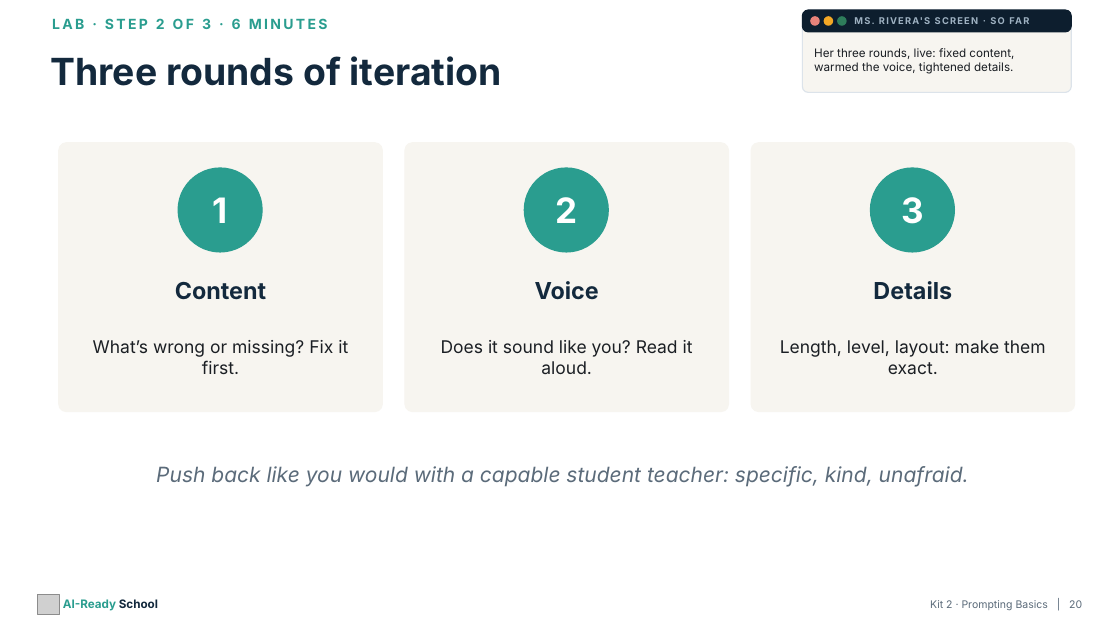
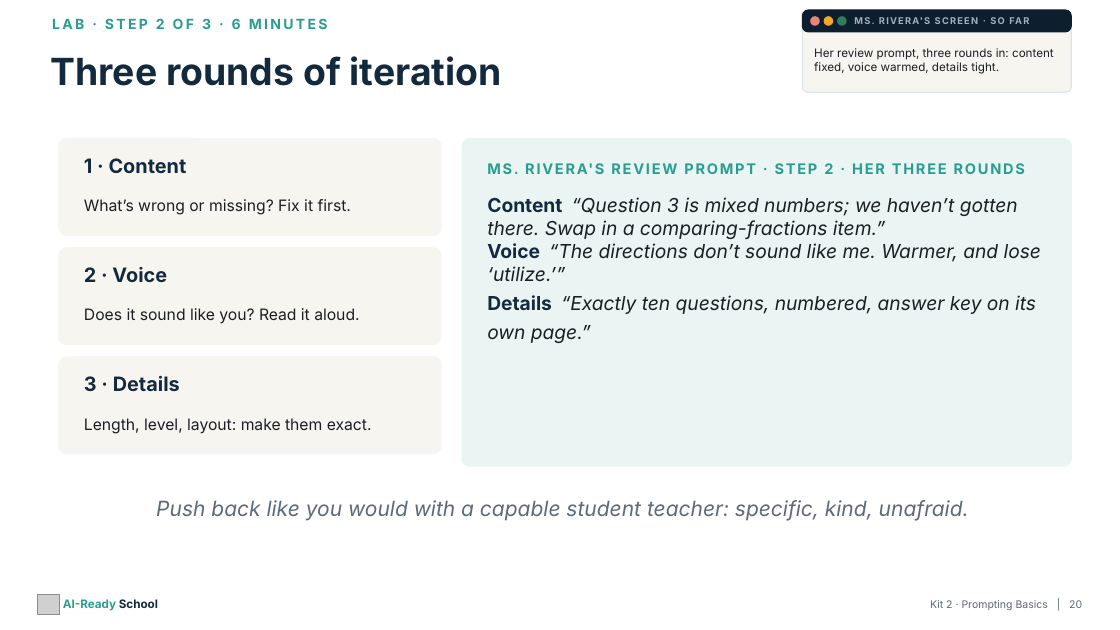
Before and after one commit to aspinozzi1/Ai-School-Ready, a slide deck: slide 20 of kits/kit02/Kit02_PresentationDeck.pptx. Drawn at 1120x630 pixels with LibreOffice and Linux fonts; fonts in the diff are those of the drawing; grey boxes stand for pictures. Boxes give left, top, right and bottom in pixels: in the first picture for what was removed or moved away, otherwise in the second. Text is boxed around its words. In the diff, an @@ line names an element or a change of style, - is before the commit and + after.

```diff
--- a/kits/kit02/Kit02_PresentationDeck.pptx
+++ b/kits/kit02/Kit02_PresentationDeck.pptx
@@ text at (x1=814, y1=48, x2=1054, y2=74): text changed @@
-Her three rounds, live: fixed content, warmed the voice, tightened details.
+Her review prompt, three rounds in: content fixed, voice warmed, details tight.
@@ rounded rectangle resized from (x1=59, y1=143, x2=382, y2=412) to (x1=59, y1=139, x2=441, y2=235) @@
@@ rounded rectangle at (x1=59, y1=139, x2=441, y2=235): proportions changed @@
@@ rounded rectangle removed at (x1=405, y1=143, x2=728, y2=412) @@
@@ rounded rectangle added at (x1=462, y1=139, x2=1071, y2=466), fill #EAF5F3, outline #EAF5F3 1 pt @@
@@ rounded rectangle removed at (x1=751, y1=143, x2=1075, y2=412) @@
@@ text at (x1=84, y1=158, x2=187, y2=173): text changed; size 30 to 17 pt; text colour #FFFFFF to #13293D @@
-1
+1 · Content
@@ ellipse removed at (x1=178, y1=168, x2=262, y2=252) @@
@@ text added at (x1=503, y1=163, x2=833, y2=174), 12.5 pt, text #2A9D8F, bold @@
+MS. RIVERA'S REVIEW PROMPT · STEP 2 · HER THREE ROUNDS
@@ ellipse removed at (x1=524, y1=168, x2=608, y2=252) @@
@@ ellipse removed at (x1=870, y1=168, x2=954, y2=252) @@
@@ text "What’s wrong or missing? Fix ..." moved from (x1=93, y1=340, x2=348, y2=374) to (x1=84, y1=199, x2=351, y2=215) @@
@@ text added at (x1=487, y1=197, x2=1041, y2=343), 16.5 pt, text #1B1F24, italic @@
+Content “Question 3 is mixed numbers; we haven’t gotten there. Swap in a comparing-fractions item.”
+Voice “The directions don’t sound like me. Warmer, and lose ‘utilize.’”
+Details “Exactly ten questions, numbered, answer key on its own page.”
@@ rounded rectangle added at (x1=59, y1=248, x2=441, y2=344), fill #F7F5F0, outline #F7F5F0 1 pt @@
@@ text at (x1=84, y1=267, x2=167, y2=283): text changed; size 30 to 17 pt; text colour #FFFFFF to #13293D @@
-2
+2 · Voice
@@ text "Does it sound like you? ..." moved from (x1=441, y1=340, x2=693, y2=374) to (x1=84, y1=308, x2=359, y2=324) @@
@@ text removed at (x1=175, y1=282, x2=267, y2=300) @@
-Content
@@ text removed at (x1=535, y1=281, x2=599, y2=300) @@
-Voice
@@ text removed at (x1=873, y1=281, x2=952, y2=300) @@
-Details
@@ rounded rectangle added at (x1=59, y1=357, x2=441, y2=454), fill #F7F5F0, outline #F7F5F0 1 pt @@
@@ text at (x1=84, y1=376, x2=180, y2=391): text changed; size 30 to 17 pt; text colour #FFFFFF to #13293D @@
-3
+3 · Details
@@ size 15 to 13.5 pt; alignment centre to left in 3 elements at (x1=84, y1=199, x2=351, y2=215), (x1=84, y1=308, x2=359, y2=324), (x1=84, y1=418, x2=372, y2=434) @@
@@ text "Length, level, layout: make them ..." moved from (x1=780, y1=340, x2=1046, y2=374) to (x1=84, y1=418, x2=372, y2=434) @@
@@ text "Push back like you would ..." moved from (x1=156, y1=466, x2=969, y2=487) to (x1=156, y1=500, x2=969, y2=521) @@
```
Also in this commit, not shown: 6 other slides changed, 23 other files.
